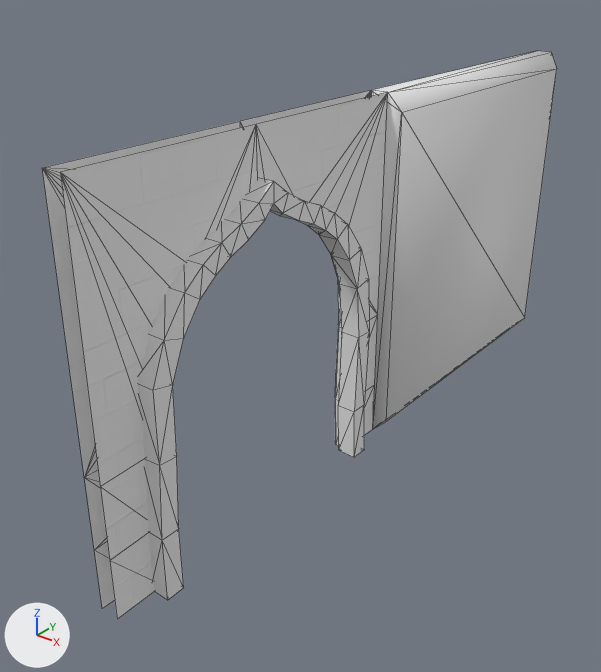
Two versions of the FBX model Assets/Stylized_Egypt/Meshes/building/SM_wall_08.fbx, one commit apart.
One viewpoint serves both versions: a camera (50 mm lens) standing at (4.82, -7.31, 5.46) and looking at (-0.41, -0.77, 1.4). The axes (+X, +Y, +Z) are drawn at lower left. The lights are the same throughout. Mesh edges are drawn as thin lines. Where no turn or scale is listed for an object, it has been applied to the vertices.

Before the edit, the objects in view are built like this:
```python
me_sm_wall_08 = bpy.data.meshes.new('SM_wall_08')
me_sm_wall_08.from_pydata(...)  # 175 vertices, 320 faces; spans x -0.1..0.28, y -4.0..0.0, z 0.0..4.0
# faces by material slot: [128, 28, 164]
me_sm_wall_08.materials.append(mat_mi_concrete_paint_04_inst)  # its picture is missing
me_sm_wall_08.materials.append(mat_mi_concrete_paint_01_inst)  # its picture is missing
me_sm_wall_08.materials.append(mat_mi_building_concrete_01_inst)  # its picture is missing
me_sm_wall_08_convexhulls = bpy.data.meshes.new('SM_wall_08_ConvexHulls')
me_sm_wall_08_convexhulls.from_pydata(...)  # 12 vertices, 20 faces; spans x -10.0..28.0, y 0.0..400.0, z 0.0..400.0
me_sm_wall_08_convexhulls.polygons.foreach_set('use_smooth', [True] * 20)
me_sm_wall_08_convexhulls.materials.append(mat_mi_building_concrete_01_inst)  # its picture is missing
ob_sm_wall_08 = bpy.data.objects.new('SM_wall_08', me_sm_wall_08)
ob_sm_wall_08.location = (0.0, 0.0, 0.0)
ob_sm_wall_08_convexhulls = bpy.data.objects.new('SM_wall_08_ConvexHulls', me_sm_wall_08_convexhulls)
ob_sm_wall_08_convexhulls.location = (0.0, 0.0, 0.0)
ob_sm_wall_08_convexhulls.scale = (0.01, 0.01, 0.01)
```
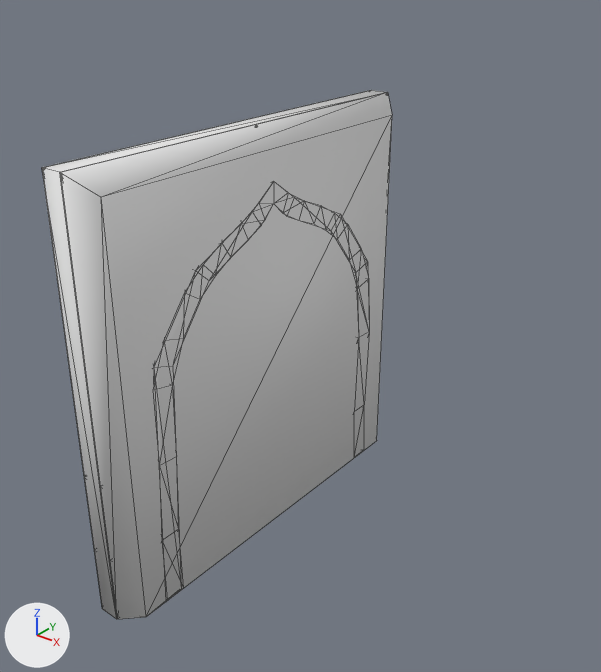
Boxes [x1, y1, x2, y2] around the edits, measured in the pictures (601 x 672 px):
'SM_wall_08_ConvexHulls', moved, rescaled (88% wider, 40% taller)
    before: [371, 51, 557, 429]
    after: [42, 90, 392, 619]
'SM_wall_08', unchanged, covered by the edit
    before: [42, 90, 388, 619]

The change, as a diff of the scene's bpy script:
```diff
--- a/Assets/Stylized_Egypt/Meshes/building/SM_wall_08.fbx.py
+++ b/Assets/Stylized_Egypt/Meshes/building/SM_wall_08.fbx.py
@@ ob_sm_wall_08_convexhulls @@
 ob_sm_wall_08_convexhulls = bpy.data.objects.new('SM_wall_08_ConvexHulls', me_sm_wall_08_convexhulls)
+ob_sm_wall_08_convexhulls.parent = ob_sm_wall_08_16
 ob_sm_wall_08_convexhulls.location = (0.0, 0.0, 0.0)
-ob_sm_wall_08_convexhulls.scale = (0.01, 0.01, 0.01)
@@ ob_sm_wall_08_16 @@
+ob_sm_wall_08_16 = bpy.data.objects.new('SM_wall_08_16', None)
+ob_sm_wall_08_16.location = (0.0, 0.0, 0.0)
+ob_sm_wall_08_16.rotation_euler = (1.571, 0.0, 0.0)  # degrees (90, 0, 0)
+ob_sm_wall_08_16.scale = (0.01, 0.01, 0.01)
```
